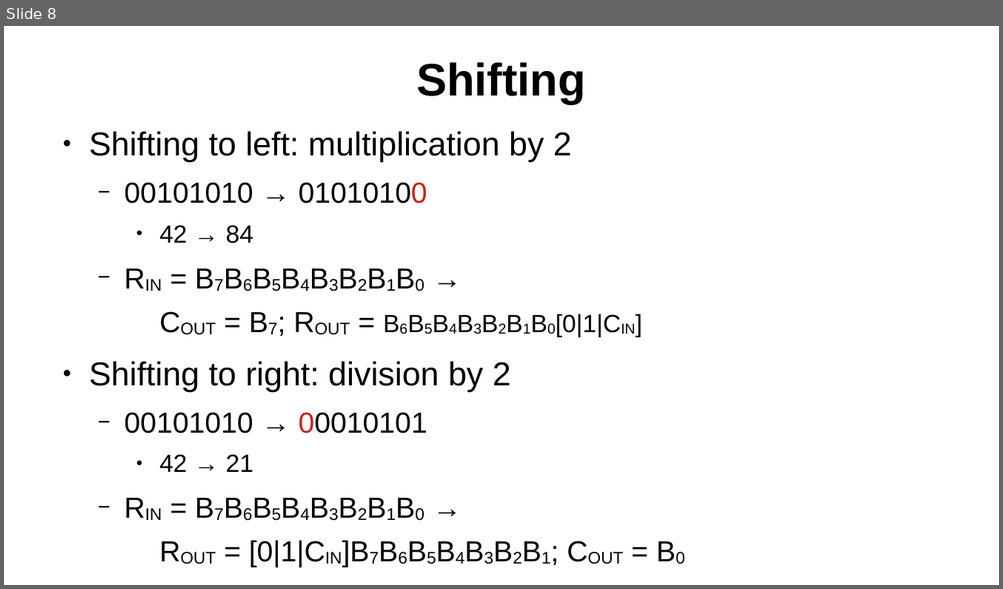
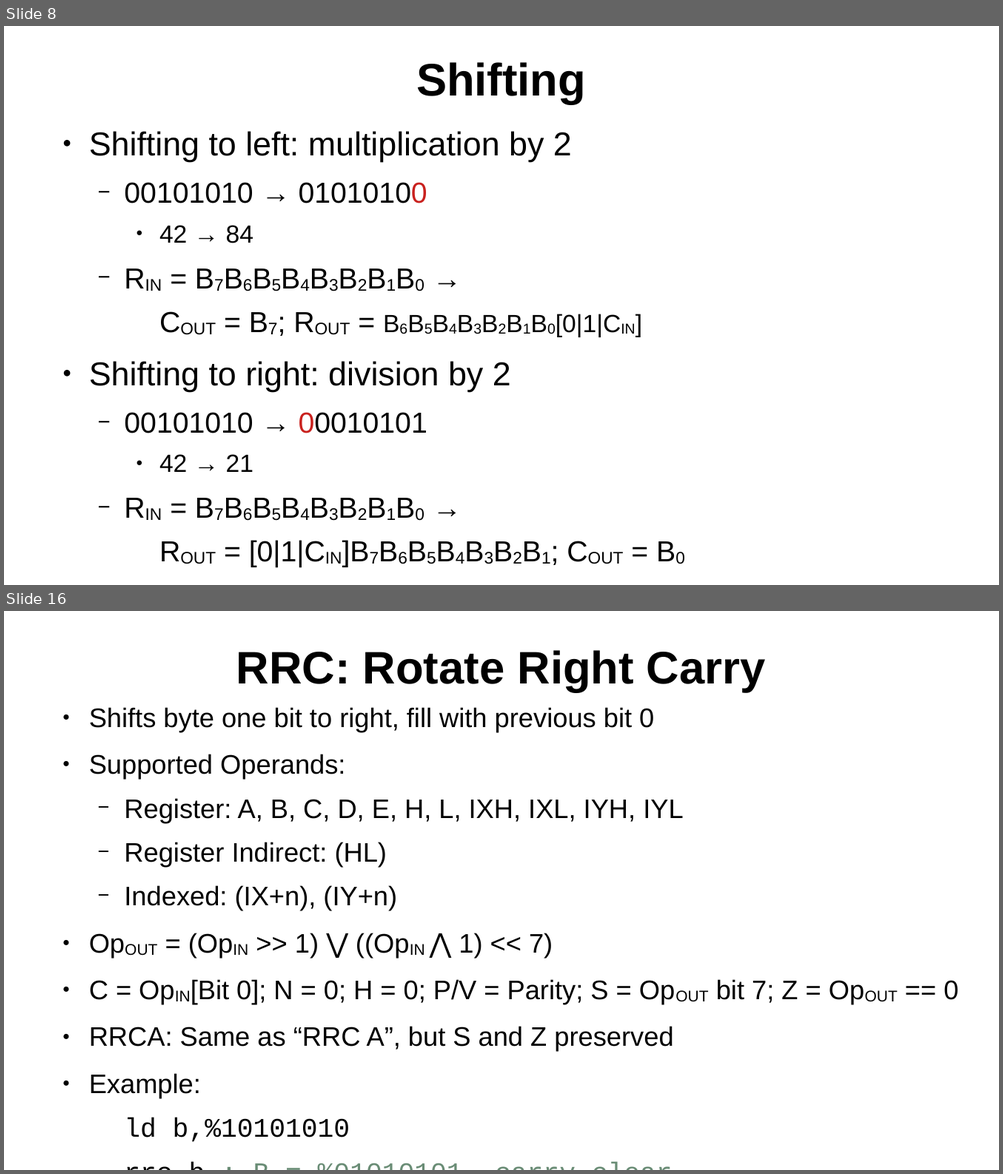
Before and after one commit to SlithyMatt/zxs-assembly-tutorial, a slide deck: Lesson7/Lesson7.odp. Shown one above the other, each under a label of ours: slide 8 before the commit, slides 8 and 16 after it; the slides between them are not shown. The pictures are 1003x589 and 1003x1174 pixels, drawn with LibreOffice and Linux fonts; fonts in the diff are those of the drawing. Boxes give left, top, right and bottom in pixels: in the first picture for what was removed or moved away, otherwise in the second. Text is boxed around its words. In the diff, an @@ line names an element or a change of style, - is before the commit and + after.

```diff
--- a/Lesson7/Lesson7.odp
+++ b/Lesson7/Lesson7.odp
@@ slide 16 added at (4, 611, 999, 1170), background #FFFFFF @@
@@ title added at (236, 650, 765, 692), 44 pt, text #000000, bold @@
+RRC: Rotate Right Carry
@@ text added at (89, 707, 958, 1142), 25.9 pt, text #000000 @@
+● Shifts byte one bit to right, fill with previous bit 0
+● Supported Operands:
+  − Register: A, B, C, D, E, H, L, IXH, IXL, IYH, IYL
+  − Register Indirect: (HL)
+  − Indexed: (IX+n), (IY+n)
+● OpOUT = (OpIN >> 1) ⋁ ((OpIN ⋀ 1) << 7)
+● C = OpIN[Bit 0]; N = 0; H = 0; P/V = Parity; S = OpOUT bit 7; Z = OpOUT == 0
+● RRCA: Same as “RRC A”, but S and Z preserved
+● Example:
+  ld b,%10101010
+  rrc b ; B = %01010101, carry clear
```
Also in this commit, not shown: 4 slides changed, 13 other slides added.
